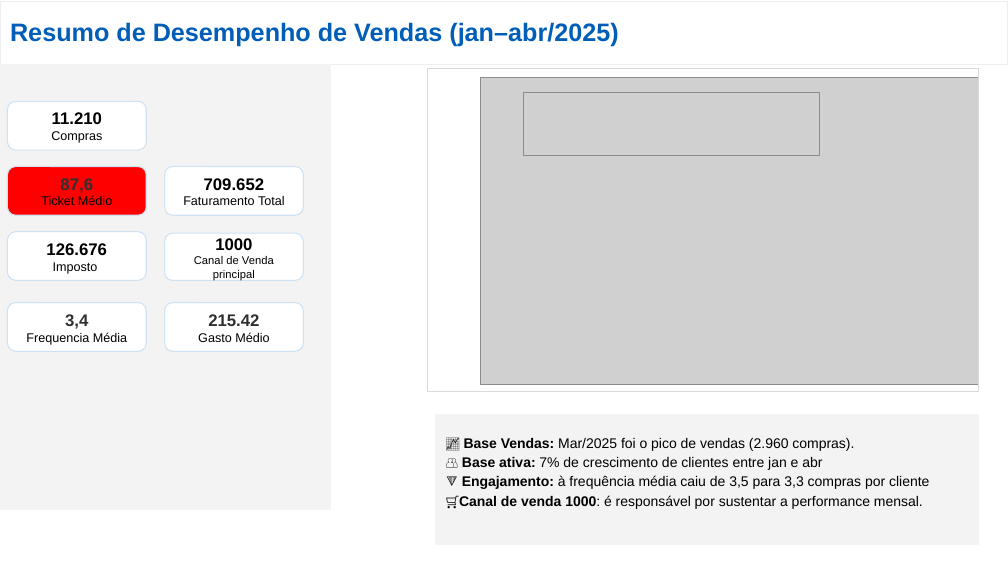
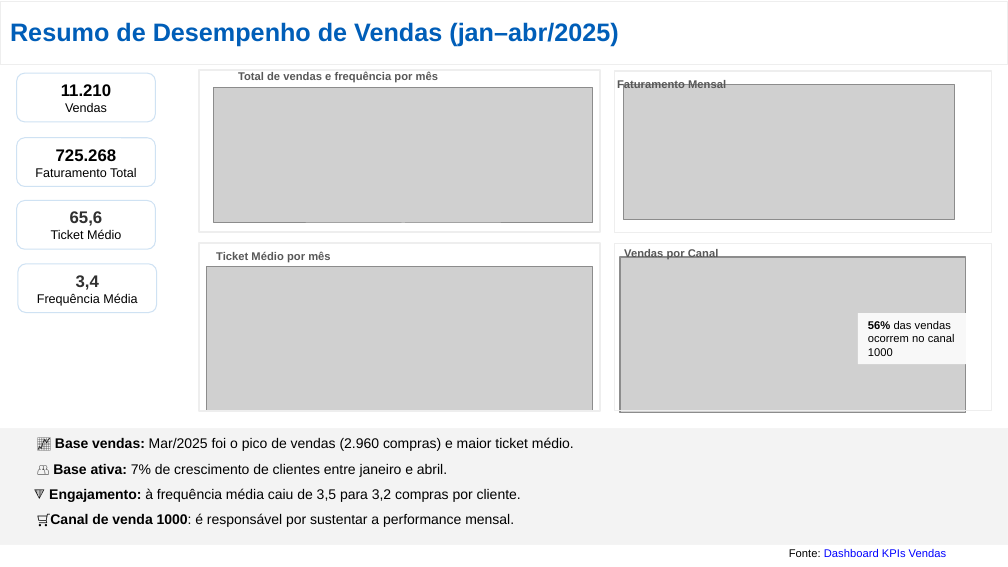
Before and after one commit to siads/projeto_git, a slide deck: slide 5 of Untitled presentation.pptx. Drawn at 1008x567 pixels with LibreOffice and Linux fonts; fonts in the diff are those of the drawing; grey boxes stand for pictures. Boxes give left, top, right and bottom in pixels: in the first picture for what was removed or moved away, otherwise in the second. Text is boxed around its words. In the diff, an @@ line names an element or a change of style, - is before the commit and + after.

```diff
--- a/Untitled presentation.pptx
+++ b/Untitled presentation.pptx
@@ rectangle removed at (x1=0, y1=65, x2=331, y2=510) @@
@@ rounded rectangle "11.210" moved from (x1=7, y1=102, x2=146, y2=150) to (x1=16, y1=74, x2=155, y2=122) @@
@@ rectangle added at (x1=199, y1=71, x2=600, y2=232), outline #EEEEEE 1 pt @@
@@ picture added at (x1=214, y1=88, x2=593, y2=224) @@
@@ text added at (x1=238, y1=72, x2=438, y2=83), 8 pt, text #585858, bold @@
+Total de vendas e frequência por mês
@@ rectangle removed at (x1=427, y1=69, x2=979, y2=391) @@
@@ picture removed at (x1=481, y1=78, x2=979, y2=384) @@
@@ rectangle added at (x1=614, y1=71, x2=991, y2=232), outline #EEEEEE 1 pt @@
@@ text added at (x1=617, y1=80, x2=726, y2=91), 8 pt, text #585858, bold @@
+Faturamento Mensal
@@ picture added at (x1=623, y1=85, x2=955, y2=220) @@
@@ text in rounded rectangle at (x1=65, y1=103, x2=107, y2=112): text changed @@
-Compras
+Vendas
@@ picture removed at (x1=523, y1=93, x2=820, y2=156) @@
@@ rounded rectangle "725.268" moved from (x1=164, y1=166, x2=303, y2=215) to (x1=16, y1=138, x2=155, y2=186) @@
@@ text in rounded rectangle at (x1=56, y1=149, x2=117, y2=161): text changed @@
-709.652
+725.268
@@ rounded rectangle "65,6" moved from (x1=7, y1=166, x2=146, y2=215) to (x1=16, y1=201, x2=155, y2=249) @@
@@ rounded rectangle "65,6" at (x1=16, y1=201, x2=155, y2=249): fill #FF0000 to #FFFFFF @@
@@ rounded rectangle removed at (x1=7, y1=232, x2=146, y2=280) @@
-126.676
-Imposto
@@ text in rounded rectangle at (x1=70, y1=211, x2=103, y2=226): text changed @@
-87,6
+65,6
@@ rounded rectangle removed at (x1=164, y1=233, x2=303, y2=280) @@
-1000
-Canal de Venda principal
@@ rounded rectangle "3,4" moved from (x1=7, y1=302, x2=146, y2=351) to (x1=18, y1=264, x2=157, y2=312) @@
@@ rectangle added at (x1=199, y1=243, x2=600, y2=411), outline #EEEEEE 1 pt @@
@@ picture added at (x1=207, y1=267, x2=594, y2=411) @@
@@ text added at (x1=216, y1=251, x2=330, y2=262), 8 pt, text #585858, bold @@
+Ticket Médio por mês
@@ rectangle added at (x1=614, y1=243, x2=991, y2=410), outline #EEEEEE 1 pt @@
@@ picture added at (x1=620, y1=257, x2=966, y2=412) @@
@@ text added at (x1=624, y1=248, x2=719, y2=259), 8 pt, text #585858, bold @@
+Vendas por Canal
@@ text in rounded rectangle at (x1=37, y1=293, x2=137, y2=306): text changed @@
-Frequencia Média
+Frequência Média
@@ rounded rectangle removed at (x1=164, y1=302, x2=303, y2=351) @@
-215.42
-Gasto Médio
@@ rectangle added at (x1=858, y1=313, x2=966, y2=364), fill #F8F8F8, 8 pt, text #000000 @@
+56% das vendas ocorrem no canal 1000
@@ rectangle "📈 Base vendas: Mar/2025 foi ..." resized from (x1=435, y1=415, x2=979, y2=545) to (x1=0, y1=428, x2=1008, y2=544) @@
@@ text in rectangle at (x1=49, y1=437, x2=574, y2=502): text changed @@
-📈 Base Vendas: Mar/2025 foi o pico de vendas (2.960 compras).
-👥 Base ativa: 7% de crescimento de clientes entre jan e abr
-🔻 Engajamento: à frequência média caiu de 3,5 para 3,3 compras por cliente
+📈 Base vendas: Mar/2025 foi o pico de vendas (2.960 compras) e maior ticket médio.
+👥 Base ativa: 7% de crescimento de clientes entre janeiro e abril.
+🔻 Engajamento: à frequência média caiu de 3,5 para 3,2 compras por cliente.
@@ text in rectangle at (x1=37, y1=513, x2=514, y2=527): line spacing 1.15 to 1.5 @@
@@ text added at (x1=789, y1=549, x2=946, y2=557), 8 pt, text #0000FF @@
+Fonte: Dashboard KPIs Vendas
```
Also in this commit, not shown: 5 other slides changed, 1 slide added, 3 slides removed, 1 other file.
